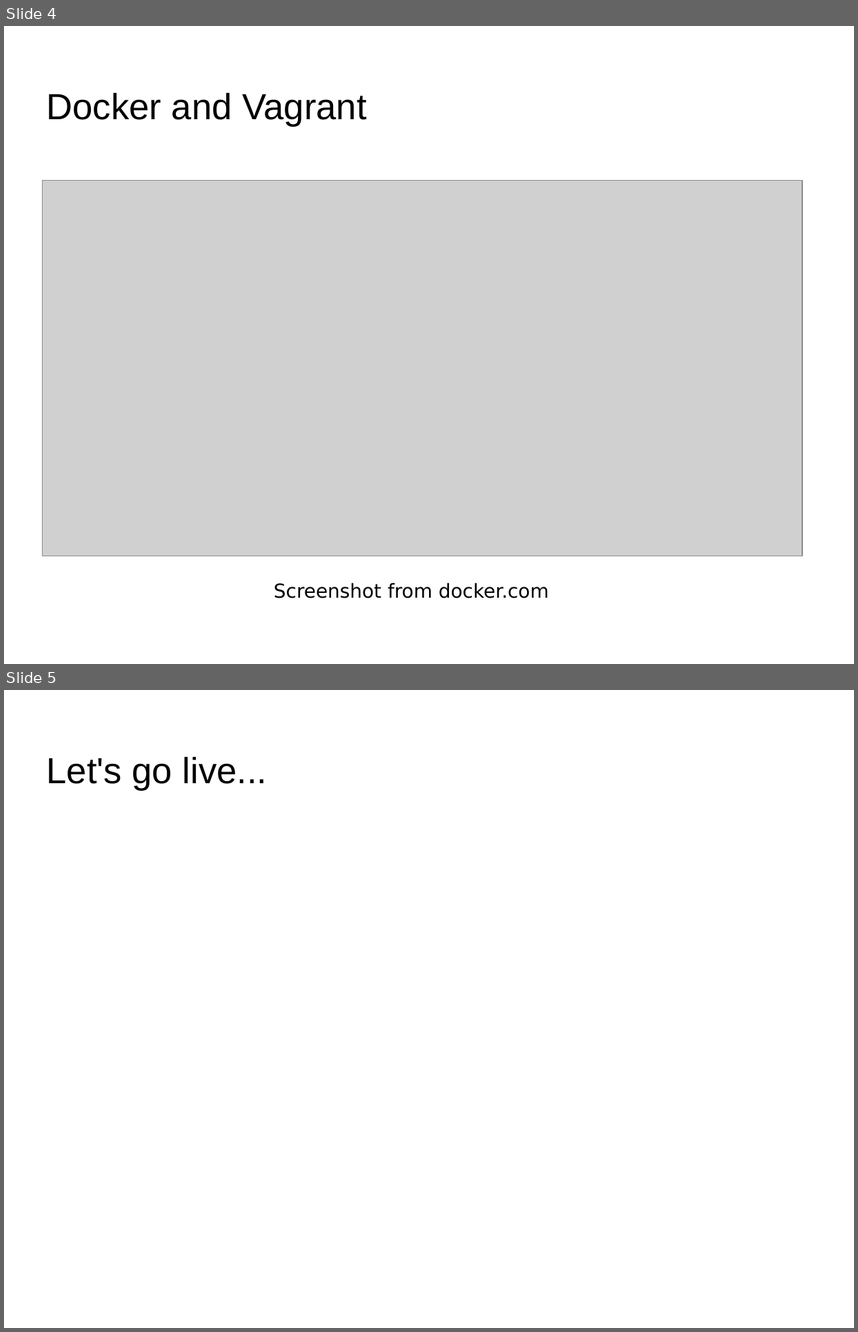
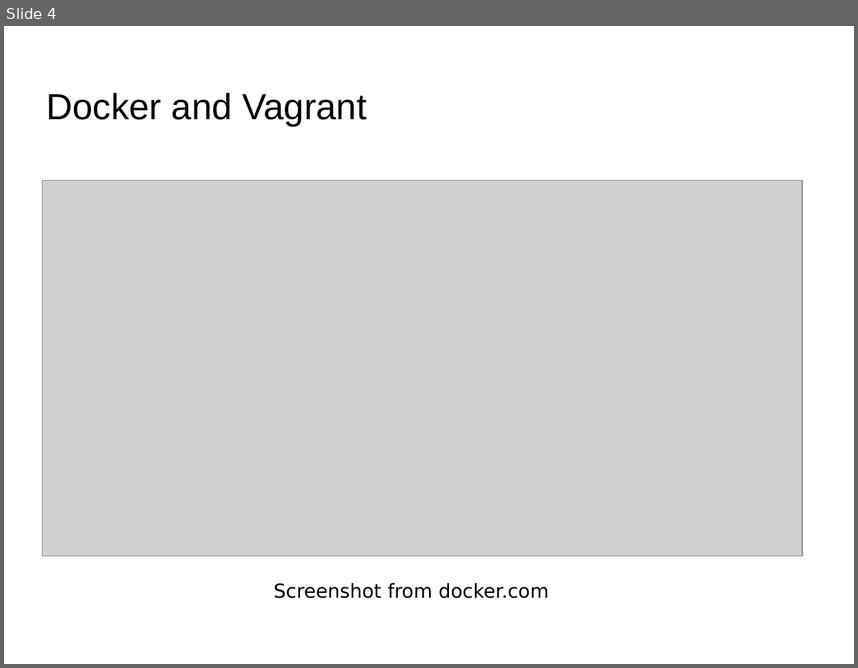
Before and after one commit to idwaker/lfdocker, a slide deck: slides.odp. Shown one above the other, each under a label of ours: slides 4 and 5 before the commit, slide 4 after it. The pictures are 858x1332 and 858x668 pixels, drawn with LibreOffice and Linux fonts; fonts in the diff are those of the drawing; grey boxes stand for pictures; background and template pictures are left out. Boxes give left, top, right and bottom in pixels: in the first picture for what was removed or moved away, otherwise in the second. Text is boxed around its words. In the diff, an @@ line names an element or a change of style, - is before the commit and + after.

```diff
--- a/slides.odp
+++ b/slides.odp
@@ slide 5 removed at (4,690,854,1328), background picture (left out) @@
@@ title removed at (47,757,268,791) @@
-Let's go live...
```
Also in this commit, not shown: 1 slide added, 1 other file.
